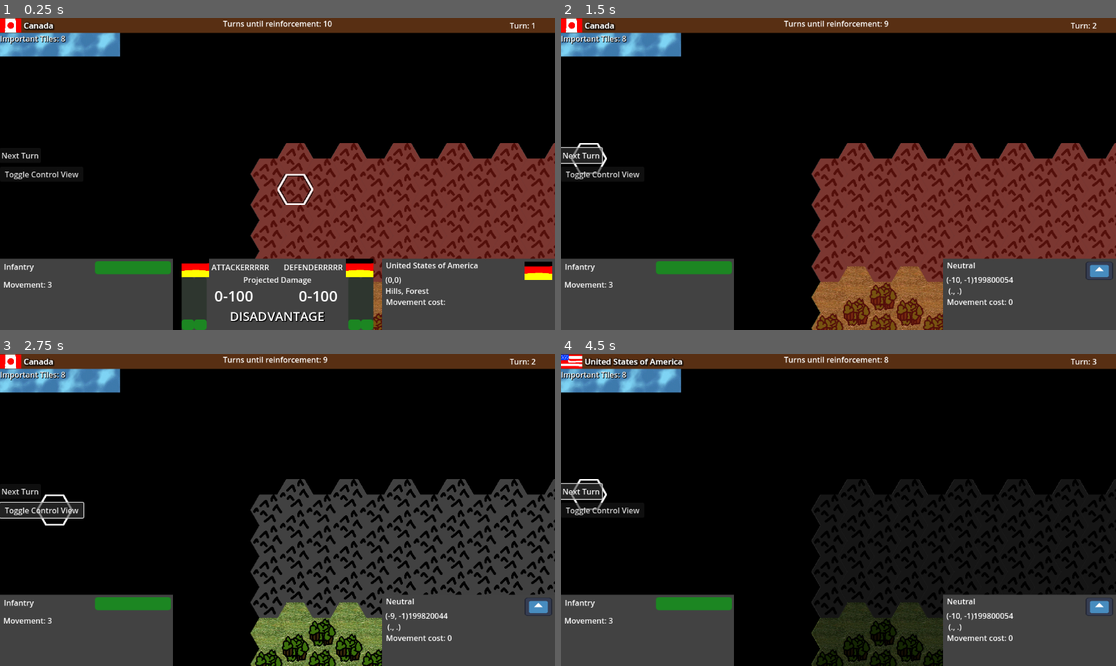
Above: before the commit, frames 1-4 (two rows, left to right).
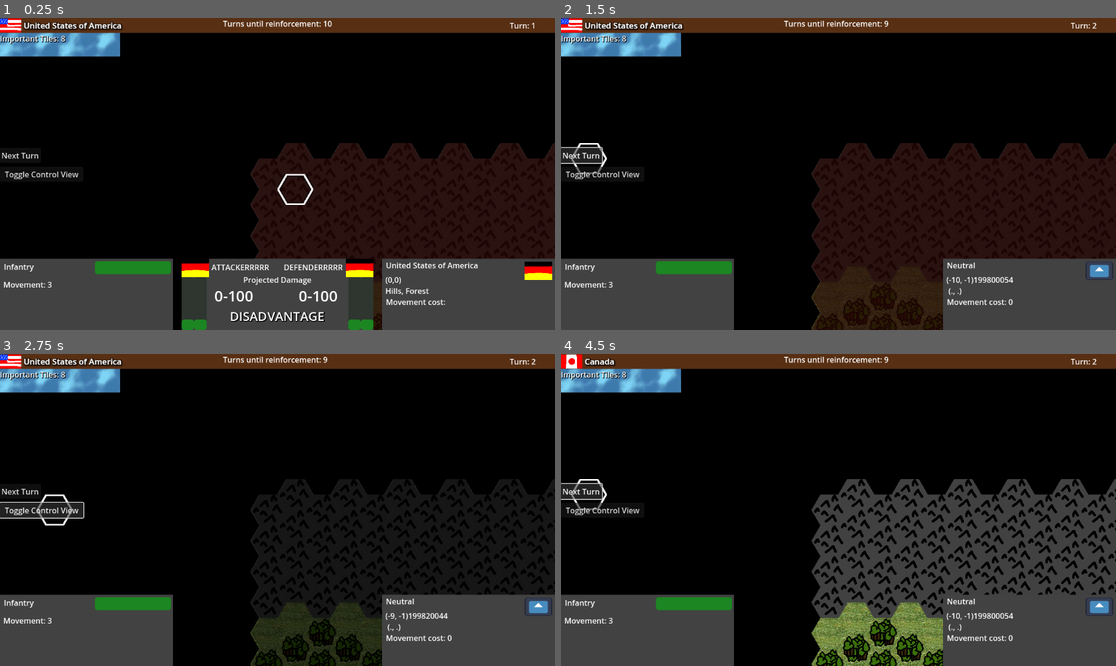
Above: after the commit, the same moments.

Repository: kralinc/cw2100game
Game: Godot game, scene res://root.tscn
The game is run twice, just before and just after one commit, with the same random seed, the same clock (stepped at 60 frames per second) and the same inputs. The engine's default icon, where the game draws it, is replaced by a stand-in: a white triangle on a blue panel in a dark square.
Inputs:
- Up to frame 1 (0.25 s): no input
- Up to frame 2 (1.5 s): click "Next Turn" at 0.5 s; click "Next Turn" at 1.25 s
- Up to frame 3 (2.75 s): click "Toggle Control View" at 2 s
- Up to frame 4 (4.5 s): click "Toggle Control View" at 2.75 s; click "Toggle Control View" at 3.5 s; click "Next Turn" at 4.25 s

The runs differ from the first frame. In frame 1, 19% of the frame differs, in the area x 0-100%, y 0-100%; in frame 2, 24%; in frame 3, 19%; in frame 4, 19%.

Commit message:
fix some bugs in multimove

Diff:
--- a/Main.gd
+++ b/Main.gd
@@ -37,7 +37,9 @@
 	initUnits()
 	#nextTurnFogOfWar(Global.currentPlayer)
 	#nextTurnUnitSetup(Global.currentPlayer)
+	Global.currentPlayerIterator = Global.factionsList.size() - 1
 	nextTurn()
+	Global.intraTurnCounter = 0
 
 # Called every frame. 'delta' is the elapsed time since the previous frame.
 func _process(delta):
@@ -129,11 +131,12 @@
 	var path = Global.hgh.getPath(unitPosition, pos_clicked, true)
 	if (path.is_empty()):
 		return
+	var endPoint = path[path.size() - 1] #Last cell might not be the clicked cell
 	var start = unitPosition
 	#path = path.slice(1) #remove the first cell because we don't want to use it in movement
 	Global.mapData[unitPosition].unit.movePath = path
 	moveUnit(Global.mapData[unitPosition].unit, start)
-	unit_info_data.emit(Global.mapData[pos_clicked].unit)
+	unit_info_data.emit(Global.mapData[endPoint].unit)
 
 func moveUnit(unit:Unit, start:Vector2i):
 	var mapUnitPath = []
@@ -366,6 +369,8 @@
 
 
 func nextTurn():
+	if (inputMode == MULTI_MOVE):
+		exitMultiMoveMode()
 	if inputMode == PLAY_MODE:
 		var unitPositionsCopy = Global.factions[Global.currentPlayer].unitPositions.duplicate()
 		for cell in unitPositionsCopy:
@@ -374,14 +379,14 @@
 				moveUnit(unit, unit.position)
 
 		Global.intraTurnCounter += 1
-		if (Global.intraTurnCounter == Global.factionsList.size()):
+		if (Global.intraTurnCounter >= Global.factionsList.size()):
 			Global.turnsUntilReinforcement -= 1
 			Global.turn += 1
 			Global.intraTurnCounter = 0
 	elif inputMode == REINFORCEMENT_MODE:
 		Global.reinforcementModeCounter += 1
 
-		if Global.reinforcementModeCounter == Global.factionsList.size():
+		if Global.reinforcementModeCounter >= Global.factionsList.size():
 			inputMode = PLAY_MODE
 			set_reinforcement_ui.emit(false)
 			Global.reinforcementModeCounter = 0
--- a/hex_grid_helper.gd
+++ b/hex_grid_helper.gd
@@ -83,12 +83,17 @@
 	if (mapData.has(to) and mapData[to].unit != null and mapData[to].unit.faction != mapData[from].unit.faction):
 		endSpaceHasEnemy = true
 		setCellOccupied(to, false)
-	var path = astar.get_point_path(getAStarCellId(from), getAStarCellId(to), allowPartial)
+
+	var toId:int = getAStarCellId(to)
+	if (!mapData.has(to)):
+		toId = astar.get_closest_point(to, true)
+
+	var path = astar.get_point_path(getAStarCellId(from), toId, allowPartial)
 	var integerPath = []
 	for cell in path:
 		integerPath.push_back(Vector2i(int(cell.x), int(cell.y)))
 	if (endSpaceHasEnemy):
-		setCellOccupied(to, true)
+		setCellOccupied(getCellFromAStarId(toId), true)
 	return integerPath.slice(1) #remove the first tile as we don't want to use it in movement
 
 func getAStarCellId(cell:Vector2i)->int:
@@ -96,6 +101,12 @@
 	var y_shifted = cell.y + 10000
 	return (x_shifted + y_shifted) * (x_shifted + y_shifted + 1) / 2 + y_shifted
 
+func getCellFromAStarId(id: int) -> Vector2i:
+	var x_shifted = (1/8) * (-8 * id - 9)
+	var y_shifted = (1/8) * (8 * id - 3)
+	return Vector2i(x_shifted - 10000, y_shifted - 10000)
+
+
 func setCellOccupied(cell:Vector2i, occupied:bool)->void:
 	var idx = getAStarCellId(cell)
 	if (astar.has_point(idx)):
--- a/unit.tscn
+++ b/unit.tscn
@@ -204,6 +204,7 @@
 [node name="MovementIndicatorBorder" type="ColorRect" parent="MovementIndicator"]
 z_index = -1
 material = SubResource("ShaderMaterial_yfuvb")
+layout_mode = 0
 offset_left = -1.0
 offset_top = -1.0
 offset_right = 21.0
